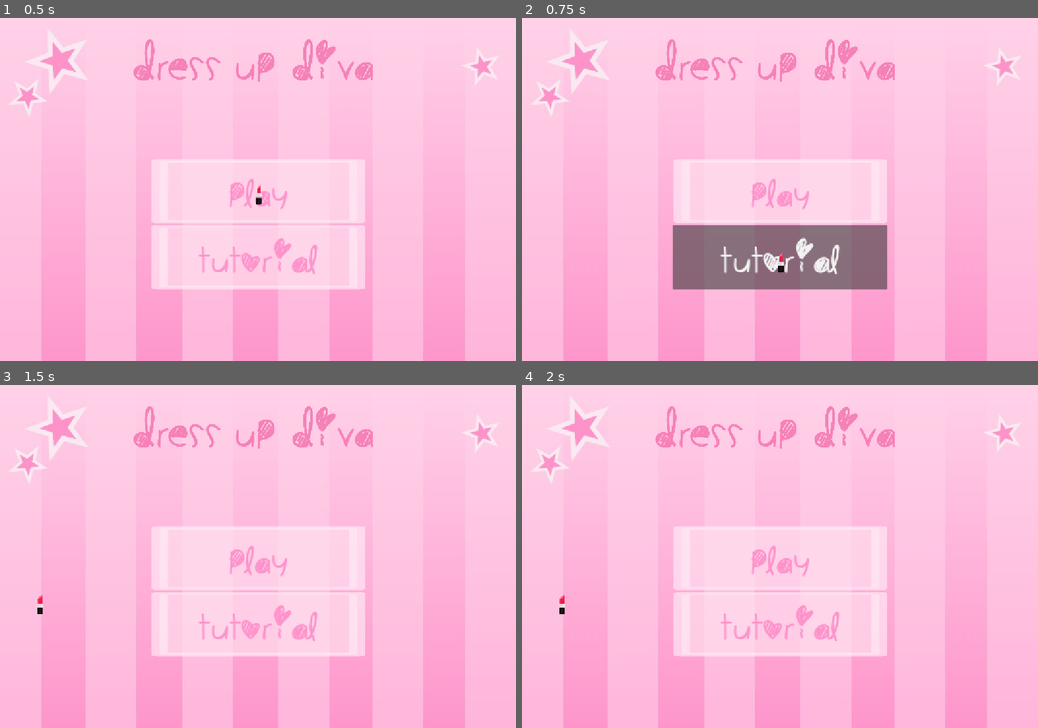
Above: before the commit, frames 1-4 (two rows, left to right).
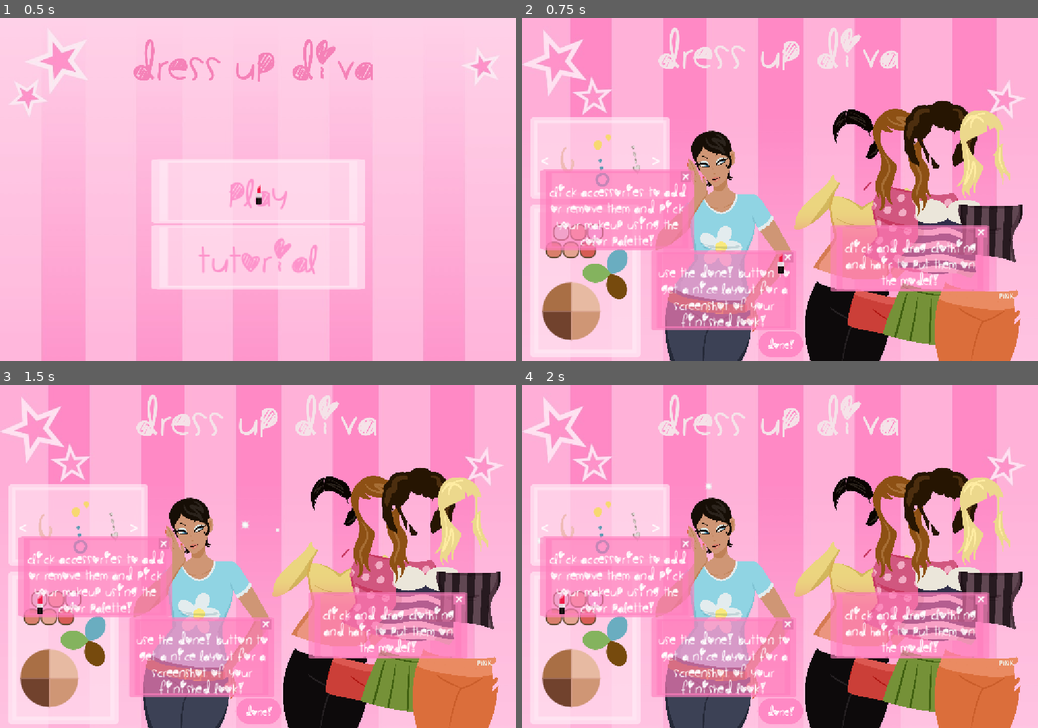
Above: after the commit, the same moments.

Repository: b00kworm4lyf3/ATLS4140-dress-up
Game: Godot game, scene res://mainMenu.tscn
Two runs of this game, one before a commit and one after it. Both use one fixed random seed, a clock stepped at 60 frames per second and the inputs below.
Inputs (mouse positions are in pixels of both pictures, inside the frame that each line leads up to):
- Up to frame 1 (0.5 s): no input
- Up to frame 2 (0.75 s): click "Tutorial" at 0.5 s
- Up to frame 3 (1.5 s): click (41, 601) at 1.27 s
- Up to frame 4 (2 s): no input

Frame 1 is identical in both runs. In frame 2, 79% of the frame differs, in the area x 0-100%, y 0-100%; in frame 3, 78%; in frame 4, 78%.

Commit message:
tutorial mode done!

Diff:
--- a/default_bus_layout.tres
+++ b/default_bus_layout.tres
@@ -7,9 +7,3 @@
 bus/1/bypass_fx = false
 bus/1/volume_db = 0.0
 bus/1/send = &"Master"
-bus/2/name = &"Music"
-bus/2/solo = false
-bus/2/mute = false
-bus/2/bypass_fx = false
-bus/2/volume_db = 0.0
-bus/2/send = &"Master"
--- a/main.tscn
+++ b/main.tscn
@@ -52,6 +52,7 @@
 [ext_resource type="Texture2D" uid="uid://bf4k85kyasho" path="res://assets/accessories/anchor_necklace.png" id="40_wnkbs"]
 [ext_resource type="Script" uid="uid://cia2lyknekomi" path="res://scripts/custom_cursor.gd" id="49_0cbny"]
 [ext_resource type="Texture2D" uid="uid://6r7bj54nm5np" path="res://assets/background/game_name.png" id="51_uypp3"]
+[ext_resource type="PackedScene" uid="uid://bf3gl6kwukmd1" path="res://tutorial_popup.tscn" id="53_abqjc"]
 
 [sub_resource type="StyleBoxFlat" id="StyleBoxFlat_a6jrf"]
 bg_color = Color(0.85882354, 0.91764706, 0.9098039, 1)
@@ -926,6 +927,27 @@
 scale = Vector2(0.56000125, 0.56000125)
 texture = ExtResource("51_uypp3")
 
+[node name="tutorial_popup1" parent="." unique_id=389556928 instance=ExtResource("53_abqjc")]
+offset_left = 120.0
+offset_top = 3.0
+offset_right = 493.0
+offset_bottom = 159.0
+text = "click and drag clothing and hair to put them on the model!"
+
+[node name="tutorial_popup2" parent="." unique_id=899747377 instance=ExtResource("53_abqjc")]
+offset_left = -555.0
+offset_top = -127.0
+offset_right = -194.0
+offset_bottom = 23.0
+text = "click accessories to add or remove them and pick your makeup using the color palette!"
+
+[node name="tutorial_popup3" parent="." unique_id=1053181094 instance=ExtResource("53_abqjc")]
+offset_left = -297.0
+offset_top = 61.0
+offset_right = 44.0
+offset_bottom = 211.0
+text = "use the done! button to get a nice layout for a screenshot of your finished look!"
+
 [connection signal="pressed" from="ui/shadowParent/shadow1" to="ui/shadowParent/shadow1" method="_on_pressed"]
 [connection signal="pressed" from="ui/shadowParent/shadow2" to="ui/shadowParent/shadow2" method="_on_pressed"]
 [connection signal="pressed" from="ui/shadowParent/shadow3" to="ui/shadowParent/shadow3" method="_on_pressed"]
--- a/mainMenu.tscn
+++ b/mainMenu.tscn
@@ -5,8 +5,24 @@
 [ext_resource type="Texture2D" uid="uid://b60mlidmt0siw" path="res://assets/background/box.png" id="2_83s16"]
 [ext_resource type="FontFile" uid="uid://bgkr5lmt5k2qo" path="res://assets/background/Cookiemonster-gv11.ttf" id="2_w7d22"]
 [ext_resource type="Texture2D" uid="uid://6r7bj54nm5np" path="res://assets/background/game_name.png" id="2_wc2lj"]
+[ext_resource type="Texture2D" uid="uid://byvumhbn3ldv8" path="res://assets/background/sparkles.png" id="4_0ei6b"]
 [ext_resource type="Texture2D" uid="uid://6xdrgfuqdvwl" path="res://assets/cursor/cursor256.png" id="6_hvu0j"]
 [ext_resource type="Script" uid="uid://cia2lyknekomi" path="res://scripts/custom_cursor.gd" id="7_0ei6b"]
+
+[sub_resource type="CanvasItemMaterial" id="CanvasItemMaterial_rdsan"]
+particles_animation = true
+particles_anim_h_frames = 8
+particles_anim_v_frames = 4
+particles_anim_loop = false
+
+[sub_resource type="StyleBoxTexture" id="StyleBoxTexture_0ei6b"]
+texture = ExtResource("2_83s16")
+region_rect = Rect2(608.1819, 208.07166, 301.8144, 468.9599)
+
+[sub_resource type="StyleBoxTexture" id="StyleBoxTexture_rdsan"]
+texture = ExtResource("2_83s16")
+region_rect = Rect2(608.1819, 208.07166, 301.8144, 468.9599)
+modulate_color = Color(1, 0.57254905, 0.79607844, 1)
 
 [sub_resource type="StyleBoxTexture" id="StyleBoxTexture_ip1k6"]
 texture = ExtResource("2_83s16")
@@ -36,6 +52,20 @@
 scale = Vector2(0.56, 0.56)
 texture = ExtResource("2_wc2lj")
 
+[node name="CPUParticles2D" type="CPUParticles2D" parent="." unique_id=1924271878]
+material = SubResource("CanvasItemMaterial_rdsan")
+position = Vector2(614, 500)
+scale = Vector2(7.442, 4)
+amount = 16
+texture = ExtResource("4_0ei6b")
+emission_shape = 1
+emission_sphere_radius = 103.02
+spread = 120.75
+gravity = Vector2(0, 0)
+scale_amount_min = 1.5
+scale_amount_max = 2.0
+anim_speed_max = 0.3
+
 [node name="CenterContainer" type="CenterContainer" parent="." unique_id=111771446]
 layout_mode = 1
 anchors_preset = 15
@@ -55,16 +85,23 @@
 theme_override_colors/font_color = Color(0.99215686, 0.5764706, 0.79607844, 1)
 theme_override_fonts/font = ExtResource("2_w7d22")
 theme_override_font_sizes/font_size = 88
-theme_override_styles/normal = SubResource("StyleBoxTexture_ip1k6")
+theme_override_styles/normal = SubResource("StyleBoxTexture_0ei6b")
+theme_override_styles/pressed = SubResource("StyleBoxTexture_rdsan")
+theme_override_styles/hover = SubResource("StyleBoxTexture_rdsan")
+theme_override_styles/focus = SubResource("StyleBoxTexture_rdsan")
 text = "Play"
 
 [node name="tutorial" type="Button" parent="CenterContainer/VBoxContainer" unique_id=423137995]
+unique_name_in_owner = true
 custom_minimum_size = Vector2(500, 150)
 layout_mode = 2
 theme_override_colors/font_color = Color(0.99215686, 0.5764706, 0.79607844, 1)
 theme_override_fonts/font = ExtResource("2_w7d22")
 theme_override_font_sizes/font_size = 88
 theme_override_styles/normal = SubResource("StyleBoxTexture_ip1k6")
+theme_override_styles/pressed = SubResource("StyleBoxTexture_rdsan")
+theme_override_styles/hover = SubResource("StyleBoxTexture_rdsan")
+theme_override_styles/focus = SubResource("StyleBoxTexture_rdsan")
 text = "Tutorial"
 
 [node name="CustomCursor" type="Sprite2D" parent="." unique_id=904088836]
--- a/project.godot
+++ b/project.godot
@@ -33,6 +33,7 @@
 [global_group]
 
 clothing=""
+tutorial=""
 
 [input]
 
--- a/scripts/main.gd
+++ b/scripts/main.gd
@@ -4,6 +4,7 @@
 var click := AudioStreamPlayer.new()
 var done_mode := false
 var music := AudioStreamPlayer.new()
+var tutorial_mode := false
 
 func _ready() -> void:
 	music.stream = preload("res://assets/sound/Nicraftin_-_December_River.wav")
@@ -21,16 +22,13 @@
 	for button in get_tree().root.find_children("*", "Button", true, false):
 		_hook_button(button)
 
-
 func _on_node_added(node: Node) -> void:
 	if node is Button:
 		_hook_button(node)
 
-
 func _hook_button(button: Button) -> void:
 	if not button.pressed.is_connected(_play_click):
 		button.pressed.connect(_play_click)
-
 
 func _play_click() -> void:
 	click.pitch_scale = 1.4
--- a/scripts/main_menu.gd
+++ b/scripts/main_menu.gd
@@ -1,7 +1,13 @@
 extends Control
 
 func _ready() -> void:
-    %play.pressed.connect(play)
+	%play.pressed.connect(play)
+	%tutorial.pressed.connect(tutorial)
 
 func play() -> void:
-    get_tree().change_scene_to_file('res://main.tscn')
+	Main.tutorial_mode = false
+	get_tree().change_scene_to_file('res://main.tscn')
+
+func tutorial() -> void:
+	Main.tutorial_mode = true
+	get_tree().change_scene_to_file('res://main.tscn')
--- /dev/null
+++ b/scripts/tutorial_popup.gd
@@ -0,0 +1,16 @@
+extends PanelContainer
+
+@export var text := 'tutorial instructions'
+
+func _ready() -> void:
+	if not Main.tutorial_mode:
+		queue_free()
+		return
+	$VBoxContainer/Label.text = text
+	$VBoxContainer/closeButton.pressed.connect(_close)
+
+func _close() -> void:
+	remove_from_group("tutorial")
+	if get_tree().get_nodes_in_group("tutorial").is_empty():
+		Main.tutorial_mode = false
+	queue_free()
--- /dev/null
+++ b/tutorial_popup.tscn
@@ -0,0 +1,62 @@
+[gd_scene format=3 uid="uid://bf3gl6kwukmd1"]
+
+[ext_resource type="Texture2D" uid="uid://b60mlidmt0siw" path="res://assets/background/box.png" id="1_6aqww"]
+[ext_resource type="FontFile" uid="uid://bgkr5lmt5k2qo" path="res://assets/background/Cookiemonster-gv11.ttf" id="1_l5emp"]
+[ext_resource type="Script" uid="uid://d1jcquh2lnsjc" path="res://scripts/tutorial_popup.gd" id="2_l7lko"]
+
+[sub_resource type="StyleBoxTexture" id="StyleBoxTexture_abqjc"]
+content_margin_left = 10.0
+content_margin_top = 5.0
+content_margin_right = 10.0
+content_margin_bottom = 5.0
+texture = ExtResource("1_6aqww")
+region_rect = Rect2(609.0002, 207.66255, 304.00012, 468.98712)
+modulate_color = Color(1, 0.5372549, 0.77254903, 1)
+
+[sub_resource type="StyleBoxFlat" id="StyleBoxFlat_6aqww"]
+bg_color = Color(0.9098039, 0.46666667, 0.68235296, 1)
+
+[sub_resource type="StyleBoxFlat" id="StyleBoxFlat_l7lko"]
+bg_color = Color(1, 0.69411767, 0.84705883, 1)
+
+[node name="PanelContainer" type="PanelContainer" unique_id=389556928 groups=["tutorial"]]
+custom_minimum_size = Vector2(100, 100)
+offset_right = 361.0
+offset_bottom = 100.0
+theme_override_styles/panel = SubResource("StyleBoxTexture_abqjc")
+script = ExtResource("2_l7lko")
+
+[node name="VBoxContainer" type="VBoxContainer" parent="." unique_id=1358308648]
+layout_mode = 2
+
+[node name="closeButton" type="Button" parent="VBoxContainer" unique_id=460879391]
+custom_minimum_size = Vector2(25, 25)
+custom_maximum_size = Vector2(-1, 25)
+layout_mode = 2
+size_flags_horizontal = 8
+size_flags_vertical = 0
+theme_override_fonts/font = ExtResource("1_l5emp")
+theme_override_font_sizes/font_size = 50
+theme_override_styles/normal = SubResource("StyleBoxFlat_6aqww")
+theme_override_styles/pressed = SubResource("StyleBoxFlat_l7lko")
+theme_override_styles/hover = SubResource("StyleBoxFlat_l7lko")
+theme_override_styles/disabled = SubResource("StyleBoxFlat_6aqww")
+theme_override_styles/focus = SubResource("StyleBoxFlat_l7lko")
+
+[node name="Label" type="Label" parent="VBoxContainer/closeButton" unique_id=1691313251]
+layout_mode = 0
+offset_left = 2.0
+offset_top = -28.0
+offset_right = 42.0
+offset_bottom = 26.0
+theme_override_fonts/font = ExtResource("1_l5emp")
+theme_override_font_sizes/font_size = 50
+text = "X"
+
+[node name="Label" type="Label" parent="VBoxContainer" unique_id=1537752824]
+layout_mode = 2
+theme_override_fonts/font = ExtResource("1_l5emp")
+theme_override_font_sizes/font_size = 32
+text = "click and drag clothing and hair to put them on the model!"
+horizontal_alignment = 1
+autowrap_mode = 3
Not shown, added: scripts/tutorial_popup.gd.uid
Not shown, changed: README.md
